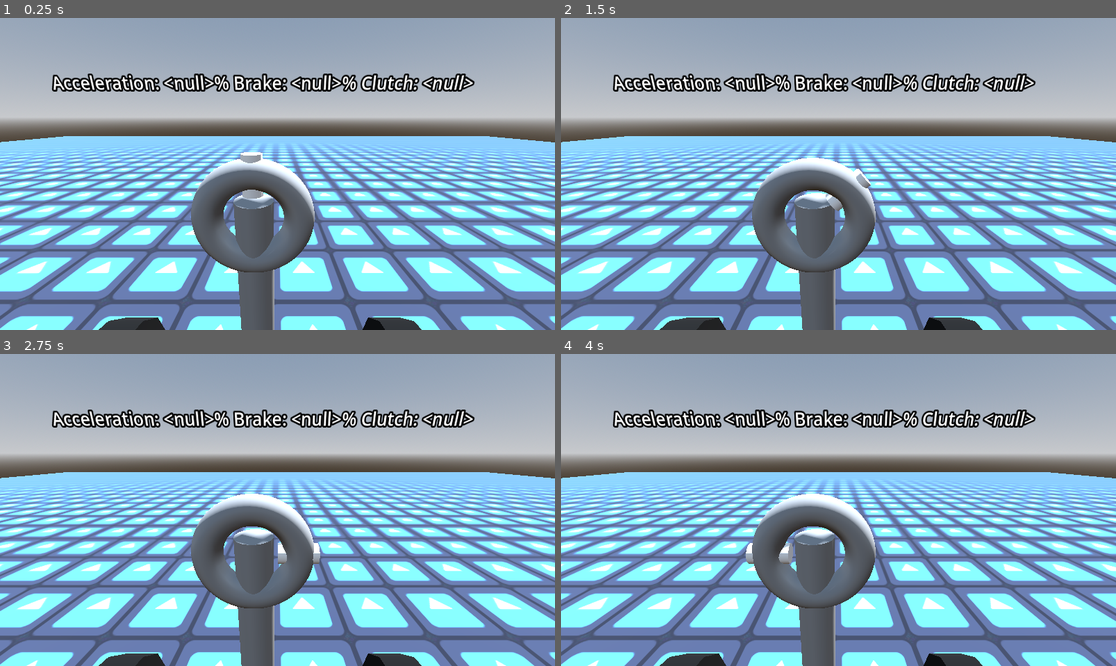
Above: before the commit, frames 1-4 (two rows, left to right).
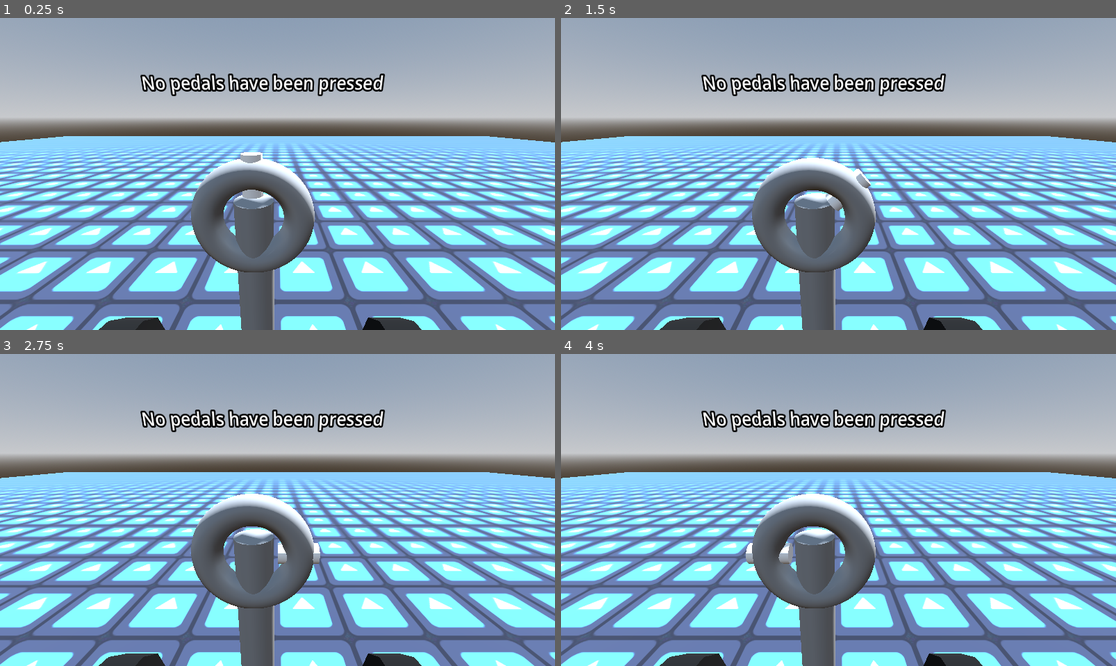
Above: after the commit, the same moments.

Repository: franciscoenriq/Panhales-en-Fuga
Game: Godot game, scene res://scenes/base-volante.tscn
The game is run twice, just before and just after one commit, with the same random seed, the same clock (stepped at 60 frames per second) and the same inputs. This scene is started directly instead of the project's main scene. The engine's default icon, where the game draws it, is replaced by a stand-in: a white triangle on a blue panel in a dark square.
Inputs:
- Up to frame 1 (0.25 s): no input
- Up to frame 2 (1.5 s): tap Enter at 0.5 s; hold Right (turn_right) 0.53-1.28 s; hold C (clutch) 0.53-1.28 s; tap A (gas) at 0.8, 1.35 s; tap Space at 1.25 s; hold B (brake) from 1.28 s (still down)
- Up to frame 3 (2.75 s): tap F (test) at 1.55 s; release B (brake) at 2.03 s; hold Right (turn_right) from 2.03 s (still down); hold F (test) from 2.03 s (still down); tap C (clutch) at 2.3 s
- Up to frame 4 (4 s): tap Enter at 2.75 s; release F (test) at 2.78 s; tap C (clutch) at 2.85 s; tap A (gas) at 3.05 s; tap Space at 3.5 s; release Right (turn_right) at 3.53 s; hold Left (turn_left) from 3.53 s (still down); hold A (gas) from 3.53 s (still down); tap F (test) at 3.8 s

The runs differ from the first frame. In frame 1, 3.1% of the frame differs, in the area x 9-86%, y 17-26%; in frame 2, 3.1%; in frame 3, 3.1%; in frame 4, 3.1%.

Commit message:
arreglo de mensaje y cambio de escena

Diff:
--- a/scenes/InputStateVolante.gd
+++ b/scenes/InputStateVolante.gd
@@ -10,5 +10,4 @@
 
 # Called every frame. 'delta' is the elapsed time since the previous frame.
 func _process(_delta):
-	self.text ="Acceleration: " + str(GameController.accPressure)+"% Brake: " + str(GameController.brakePressure)+"% Clutch: "  + str(GameController.clutchPressure)
-	#self.text = str(_delta) #testing
+	self.text = GameController.volanteText
--- a/scenes/Pedales/InputStatePedales.gd
+++ b/scenes/Pedales/InputStatePedales.gd
@@ -1,4 +1,6 @@
 extends Label
+
+
 
 
 # Called when the node enters the scene tree for the first time.
@@ -8,8 +10,4 @@
 
 # Called every frame. 'delta' is the elapsed time since the previous frame.
 func _process(_delta):
-	var degree = GameController.accPressure
-	var direction = "Left" if degree<0 else "Right"
-
-	self.text = "Wheel turning: " + str(abs(degree))+"° "+direction
-	#self.text = str(abs(degree)) #test
+	self.text = GameController.pedalesText
--- a/scenes/Pedales/pedales.gd
+++ b/scenes/Pedales/pedales.gd
@@ -54,9 +54,9 @@
 	fre_value = ProgressFre.value
 	emb_value = ProgressEmb.value
 
-	GameController.accelerator(name,acc_value)
-	GameController.brake(name,fre_value)
-	GameController.clutch(name,emb_value)
+	GameController.accelerator.rpc("Pedals",acc_value)
+	GameController.brake.rpc("Pedals",fre_value)
+	GameController.clutch.rpc("Pedals",emb_value)
 
 
 
--- a/scenes/car.gd
+++ b/scenes/car.gd
@@ -37,4 +37,4 @@
 	# Aplicar la rotación al volante
 	var rotation_angle = maxWheelAngle * wheelRotationValue
 	volante.rotation_degrees.y = rotation_angle
-	GameController.turn(name, -wheelRotationValue)
+	GameController.turn.rpc("Driver", -wheelRotationValue)
--- /dev/null
+++ b/scenes/dummy.tscn
@@ -0,0 +1,3 @@
+[gd_scene format=3 uid="uid://dqnwnlmrtne4q"]
+
+[node name="dummy" type="Node2D"]
--- a/scenes/main.gd
+++ b/scenes/main.gd
@@ -1,18 +1,31 @@
 extends Node2D
 
 @export var player_scene: PackedScene
+@onready var driver_scene: PackedScene = preload("res://scenes/base-volante.tscn")
+@onready var pedal_scene: PackedScene = preload("res://scenes/Pedales/pedales.tscn")
+@onready var shift_scene: PackedScene= preload("res://scenes/dummy.tscn")
+@onready var shooter_scene: PackedScene= preload("res://scenes/dummy.tscn")
+
 @onready var players: Node2D = $Players
-
+@onready var root = $"."
 
 func _ready() -> void:
 	for player_data in Game.players:
-#		var player = player_scene.instantiate()
-#		players.add_child(player)
-#		player.setup(player_data)
-		get_tree().change_scene_to_file(Game.get_role_scene(player_data.role))
+		var player = player_scene.instantiate()
+		players.add_child(player)
+		player.setup(player_data)
+
+	var myscene
+	var current_player = Game.get_current_player()
+	match  current_player.role:
+		Game.Role.DRIVER:
+			myscene = driver_scene.instantiate()
+		Game.Role.PEDAL:
+			myscene = pedal_scene.instantiate()
+	root.add_child(myscene)
 
 
 
 # Called every frame. 'delta' is the elapsed time since the previous frame.
-func _process(_delta: float) -> void:
+func _process(delta: float) -> void:
 	pass
--- a/scenes/player.gd
+++ b/scenes/player.gd
@@ -14,23 +14,23 @@
 	Debug.dprint("Ingresa: " + str(data["name"]) + "- Role: "+ Game.role_str(data["role"]), text_time)
 
 
-#func _input(event: InputEvent) -> void:
-#	var role =  str(current_player_data["name"])
-#	if is_multiplayer_authority():
-#		if event.is_action_pressed("test"):
-#			GameController.test.rpc(role, text_time)
-#
-#		if event.is_action_pressed("clutch"):
-#			GameController.clutch.rpc(role, 100)
-#
-#		if event.is_action_pressed("brake"):
-#			GameController.brake.rpc(role, 100)
-#
-#		if event.is_action_pressed("gas"):
-#			GameController.accelerator.rpc(role, 100)
-#
-#		if event.is_action_pressed("turn_left"):
-#			GameController.turn_left.rpc(role, 90)
-#
-#		if event.is_action_pressed("turn_right"):
-#			GameController.turn_right.rpc(role, 90)
+func _input(event: InputEvent) -> void:
+	var role =  str(current_player_data["name"])
+	if is_multiplayer_authority():
+		if event.is_action_pressed("test"):
+			GameController.test.rpc(role, text_time)
+
+		if event.is_action_pressed("clutch"):
+			GameController.clutch.rpc(role, 100)
+
+		if event.is_action_pressed("brake"):
+			GameController.brake.rpc(role, 100)
+
+		if event.is_action_pressed("gas"):
+			GameController.accelerator.rpc(role, 100)
+
+		if event.is_action_pressed("turn_left"):
+			GameController.turn.rpc(role, -1)
+
+		if event.is_action_pressed("turn_right"):
+			GameController.turn.rpc(role, 1)
--- a/scripts/game.gd
+++ b/scripts/game.gd
@@ -24,25 +24,7 @@
 		return "Unknown"
 
 
-var role_scene = {
-	role_str(Role.NONE): "res://scenes/main.tscn",
-	role_str(Role.DRIVER): "res://scenes/base-volante.tscn",
-	role_str(Role.PEDAL): "res://scenes/Pedales/pedales.tscn",
-	role_str(Role.SHIFT): "res://scenes/main.tscn",
-	role_str(Role.SHOOTER): "res://scenes/main.tscn"
-}
 
-func get_role_scene(role: Role):
-	if role == Role.DRIVER:
-		return role_scene["Driver"]
-	elif role == Role.PEDAL:
-		return role_scene["Pedal"]
-	elif role == Role.SHIFT:
-		return role_scene["Shift"]
-	elif role == Role.SHOOTER:
-		return role_scene["Shooter"]
-	else:
-		return "res://scenes/main.tscn"
 
 var players: Array[PlayerData] = []
 
--- a/scripts/game_controller.gd
+++ b/scripts/game_controller.gd
@@ -1,13 +1,15 @@
 extends Node
 
-var brakePressure
-var accPressure
-var clutchPressure
-var turnValue
+var brakePressure=0
+var accPressure=0
+var clutchPressure=0
+var turnValue=0
 const debug_print_time = 0.8
 
-var volanteText = "Texto inicial"
-var pedalesText = "Texto inicial"
+var volanteText = "No pedals have been pressed"
+var pedalesText = "Wheel straight"
+
+var car_speed = 0
 
 @rpc("any_peer")
 func test(player_role):
@@ -21,8 +23,12 @@
 	# (que es lo que queremos para la demo 1)
 	if clutchPressure != pressure:
 		clutchPressure = pressure
-		#Debug.dprint("clutch pressed- player: "+  player_role + " - pressure: " + str(pressure), debug_print_time)
-		self.volanteText = "clutch pressed- player: "+  player_role + " - pressure: " + str(pressure)
+		if pressure != 0:
+			volanteText = "clutch pressed- player: "+  player_role + " - pressure: " + str(pressure)
+		else:
+			if accPressure+brakePressure+clutchPressure <= 0:
+				volanteText = "No pedals have been pressed"
+		#Debug.dprint(volanteText)
 
 @rpc("any_peer")
 func accelerator(player_role, pressure):
@@ -30,8 +36,12 @@
 	# (que es lo que queremos para la demo 1)
 	if accPressure!=pressure:
 		accPressure = pressure
-		#Debug.dprint("gas pressed- player: "+  player_role + " - pressure: " + str(pressure), debug_print_time)
-		self.volanteText = "gas pressed- player: "+  player_role + " - pressure: " + str(pressure)
+		if pressure != 0:
+			volanteText = "gas pressed- player: "+  player_role + " - pressure: " + str(pressure)
+		else:
+			if accPressure+brakePressure+clutchPressure <= 0:
+				volanteText = "No pedals have been pressed"
+		#Debug.dprint(volanteText)
 
 @rpc("any_peer")
 func brake(player_role, pressure):
@@ -39,14 +49,30 @@
 	# (que es lo que queremos para la demo 1)
 	if pressure != brakePressure:
 		brakePressure = pressure
-		#Debug.dprint("brake pressed- player: "+  player_role + " - pressure: " + str(pressure), debug_print_time)
-		self.volanteText="brake pressed- player: "+  player_role + " - pressure: " + str(pressure)
+		if pressure != 0:
+			volanteText="brake pressed- player: "+  player_role + " - pressure: " + str(pressure)
+		else:
+			if accPressure+brakePressure+clutchPressure <= 0:
+				volanteText = "No pedals have been pressed"
 		#Debug.dprint(volanteText)
+
+
+func change_degree_value(value):
+	var originalScale = value
+	var minRange = -1
+	var maxRange = 1
+	var newMin = -90
+	var newMax = 90
+	var scaledValue = ((originalScale - minRange) / (maxRange - minRange)) * (newMax - newMin) + newMin
+	return snapped(scaledValue, 0.1)
 
 @rpc("any_peer")
 func turn(player_role,value):
 	if value != turnValue:
 		turnValue = value
-		#Debug.dprint("turn executed - player: " + player_role + " - turn " + str(value) , debug_print_time)
-		self.pedalesText = "turn executed - player: " + player_role + " - turn " + str(value)
+		if snapped(value,0.1) != 0:
+			var direction = "Left" if value<0 else "Right"
+			pedalesText = "Player: "+player_role+" - Wheel turning: " + str(abs(change_degree_value(value)))+"° "+direction
+		else:
+			pedalesText = "Wheel straight"
 		#Debug.dprint(pedalesText)
